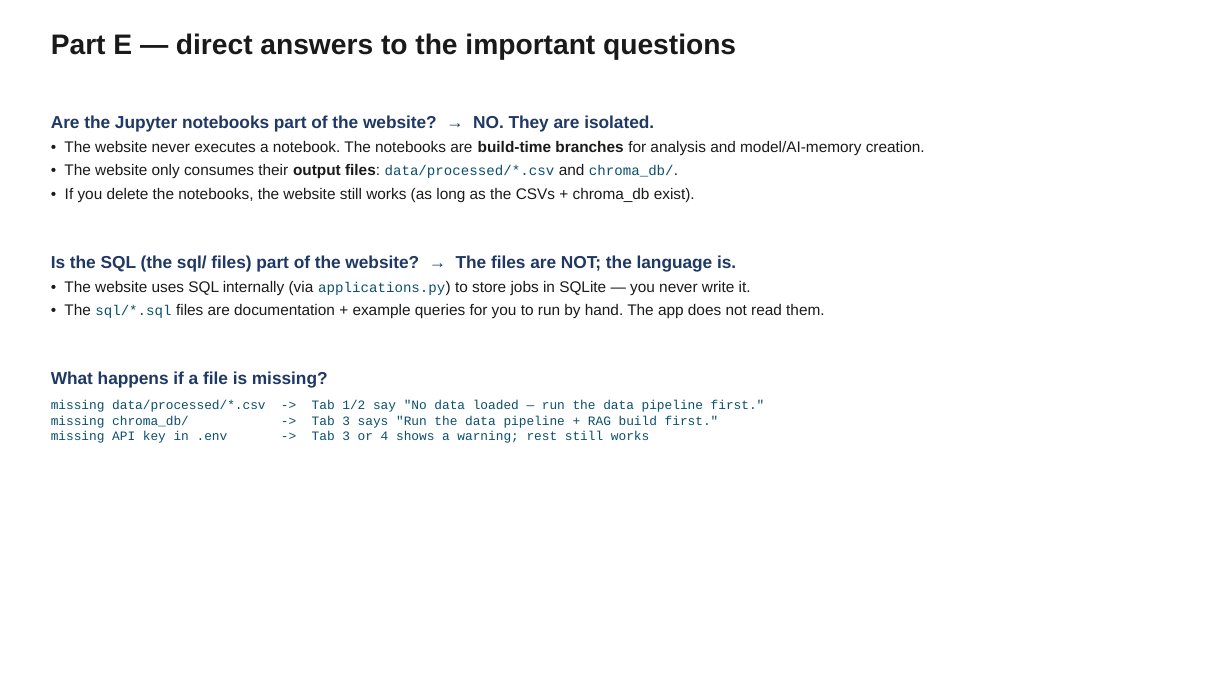
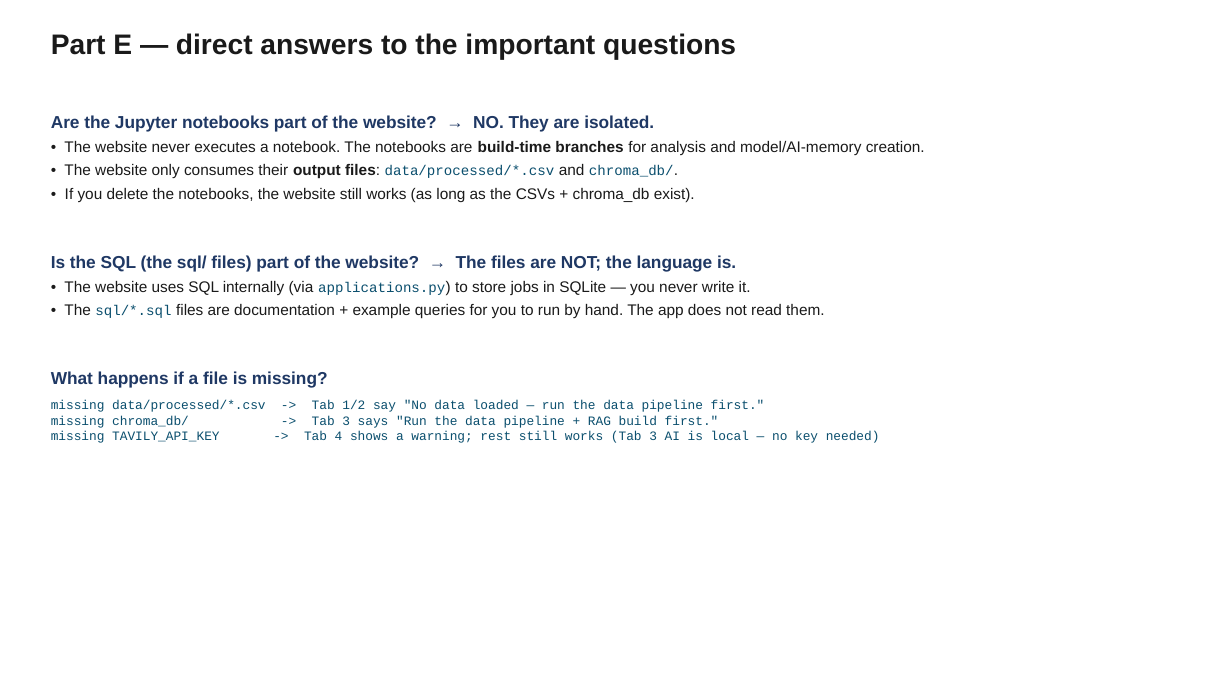
Before and after one commit to windows2t2/project-graduation, a slide deck: slide 26 of presentation.pptx. Drawn at 1232x693 pixels with LibreOffice and Linux fonts; fonts in the diff are those of the drawing. Boxes give left, top, right and bottom in pixels: in the first picture for what was removed or moved away, otherwise in the second. Text is boxed around its words. In the diff, an @@ line names an element or a change of style, - is before the commit and + after.

```diff
--- a/presentation.pptx
+++ b/presentation.pptx
@@ text at (51, 431, 880, 443): text changed @@
-missing API key in .env -> Tab 3 or 4 shows a warning; rest still works
+missing TAVILY_API_KEY -> Tab 4 shows a warning; rest still works (Tab 3 AI is local — no key needed)
```
Also in this commit, not shown: 4 other slides changed, 2 other files.
